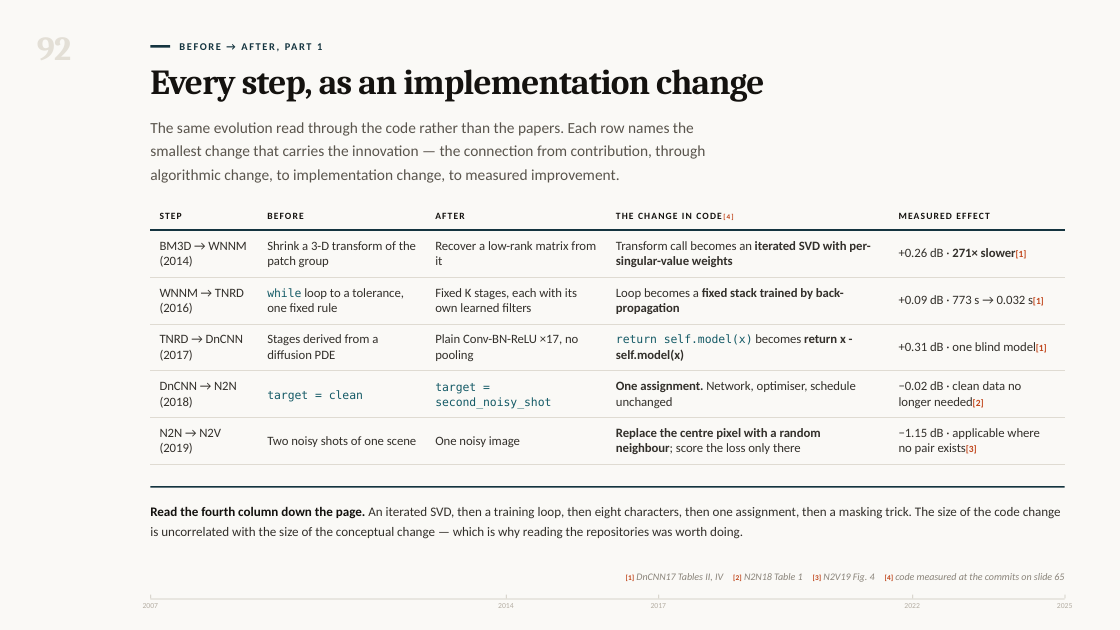
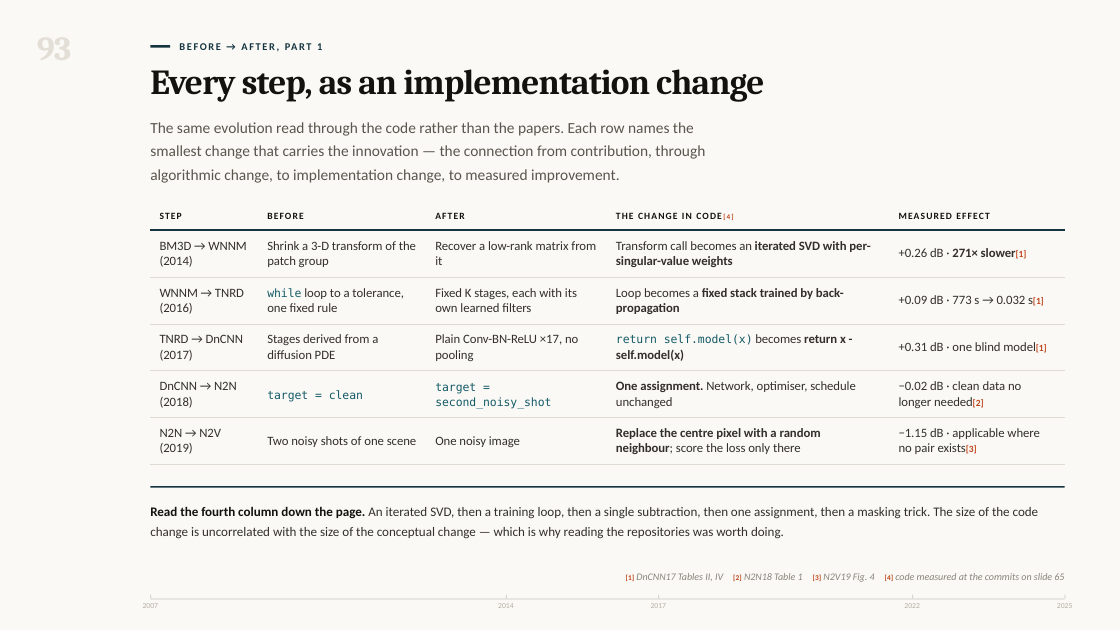
Before and after one commit to NavidZareSWE/DnCNN-Foundations-to-State-of-the-Art, a slide deck: slide 109 of docs/Stage 3/1-deliverable/Stage3_Master_Deck.pptx (slide 106 before the commit). Drawn at 1120x630 pixels with LibreOffice and Linux fonts; fonts in the diff are those of the drawing. Boxes give left, top, right and bottom in pixels: in the first picture for what was removed or moved away, otherwise in the second. Text is boxed around its words. In the diff, an @@ line names an element or a change of style, - is before the commit and + after.

```diff
--- a/docs/Stage 3/1-deliverable/Stage3_Master_Deck.pptx
+++ b/docs/Stage 3/1-deliverable/Stage3_Master_Deck.pptx
@@ text at (150,507,1039,539): text changed @@
-Read the fourth column down the page. An iterated SVD, then a training loop, then eight characters, then one assignment, then a masking trick. The size of the code change is uncorrelated with the size of the conceptual change — which is why reading the repositories was worth doing.
+Read the fourth column down the page. An iterated SVD, then a training loop, then a single subtraction, then one assignment, then a masking trick. The size of the code change is uncorrelated with the size of the conceptual change — which is why reading the repositories was worth doing.
```
Also in this commit, not shown: 33 other slides changed, 3 slides added, 5 other files.
